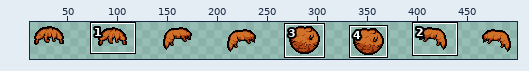
File history of a sprite sheet, resources/gfx/characters/costumes/david_hair2.png. The picture above shows the old version from afar; the outline marks the close-up.
Close-up. Before the edit:
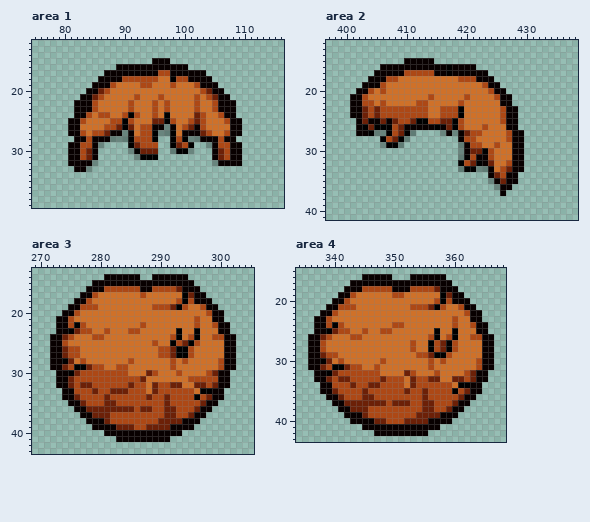
The file is 512x64 pixels. Shown: area 1: x 75..116, y 12..39; area 2: x 397..438, y 12..41; area 3: x 269..305, y 13..43; area 4: x 334..368, y 15..43. The wide view leaves out empty margins. The commit also changed other parts of the picture, which this record leaves out.
And afterwards:
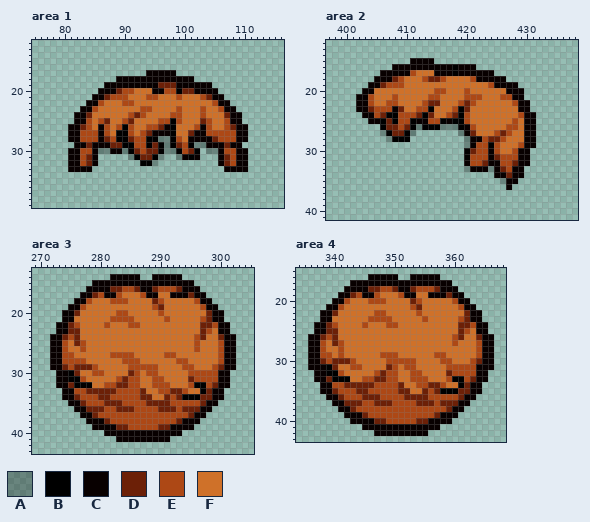
Palette (. is transparent): A #0000004d  B #000000  C #080000  D #6c2007  E #ad4815  F #cf7129
From old to new:
Changed rows in their new state; - is an unchanged pixel.
Area 1:
first column x 81:
15 --------------...-------------
16 --------............----------
17 ------.......--CC-.....-------
18 -----...-CCCCCCCCCCC-...------
19 ----..-CCCCCCCCDDDCCCC--.-----
20 ---..CCCDEE---CCEEBDDCCC-.----
21 --..CCDEEE-F-EEF--E--FEDC-.---
22 -..-CE---E----F-F----F-----.--
23 -.--------F-EEF-F-E--FE-FE----
24 ---D-FF--FEDE-F-FEE--F---FD-C-
25 .-CE-EDFFED---FEEBE-FFDE------
26 --DE-C-FE-E-F-EDCB-FFECE--ED-C
27 ---E-CEFBBE--DCCC--FD-C-EE-E-C
28 C-E-E-DEBBD--B-AA--FCC--D-EECC
29 .-CD-CCDDB-E-BDBA----AAC-CD---
30 ---E-AACCABDE--BA--EDB-AAC-E-C
31 ----------ABDD-A--ACBC--.CDE-C
32 --EDC-------BBA---------.-DE-C
33 C--C----------------------CCCC
Area 2:
first column x 401:
15 ---------.---------------------
16 -----..---------CB-------------
17 ----.----C-FFF--CB-----C-------
18 ---.--CDE---EDDE--FF----CC-----
19 --.--DEEE-------------FE-CCC---
20 -.-C-F--------EE---E---FFFCCC--
21 .-CE---E------E-----EE--FEECC--
22 .-C--FEE---F-DD----DE----FFECC-
23 .-CDE--CDFF--B-FF--D-----FFFCC-
24 ..CCEDBB---DBD-F-D-E-----FFFECC
25 -..--BDB--BCC--BC-BE-----FFEFCC
26 -....-DDEDBABB-AAABCE-F---EEFCC
27 -....--D-------...ACDF--ED-FFCC
28 -----.AB-B--------.ACCEDDEFFFCC
29 -----....---------.AC-EB---FECC
30 ------------------.B-EECE--E-C-
31 ------------------.--EECDEEE-C-
32 ------------------.CEEDCCE-D-C-
33 ------------------.ACCCACDE----
34 -----------------------.CCD-C--
35 -----------------------..A-----
36 ------------------------..-----
37 -------------------------.-----
Area 3:
first column x 273:
14 --------.------------.------
16 --------CDD--D--D-----------
17 ------DECCE----CC--CCC------
18 ---------EEE----DE--FFFE----
19 -----FF----------DFFFF------
20 ---D------EE-----E-------D--
21 .-C------EEEE-----E----FED--
22 --DEF---E---EEF--------FDD--
23 --D-FF--F---FF------F--FDE--
24 ---D--FF-----------FF-FED-FD
25 ---DE-----------F--FFFF----E
26 -EFFE------------FFFFFFE---E
27 -E-F-----EEEE----F-EFFF----E
28 -EEE-------E-E-----FE-------
29 ---DD--F--FFEEEEE--F-EE---ED
30 ----FF--FFFFDE-E----F-EEE-E-
31 --BB-FFFFF-D--F-EE----D-----
32 ---BBBFF--DDE-F-E--FF-EBB---
33 -----D-DD-EE--D-F--DD-F--D--
34 -------D------D-FF--DBB-D---
35 ----------D----DDD----------
36 --------EE----EE-D---DD-----
37 -------EE---------EE--------
38 -----------------EEE--------
39 ------------E--EE-----------
Area 4:
first column x 337:
16 --------.----C-------.------
18 --------CDD--D--D-----------
19 ------DECCE--F-CC--CCC------
20 ---------EEE----DE--FFFE----
21 -----FF----------DFFFF------
22 ---D------EE-----E-------D--
23 .-C------EEEE-----E----FED--
24 --DEF---E---E-F--------FDD--
25 --D-FF--F--FF-------F--FDE--
26 ---D--FF-----------FF-FED-FD
27 ---DE-----------F--FFFF----E
28 ----E-----------F--FFFFF---E
29 -E-FE------EEE---FFFEEF----E
30 -DEDDDE----FEEEEE--F--E---ED
31 -CBDFF----F-DE-EE--F--EEEEEC
32 ---B-FFFFF-DEE-F-E--F-DEE-E-
33 ---BBBFF--D---F-E--FF-EBB---
34 -----D-DD-E---D-F--DD-F--D--
35 -------D------D-FF--DBB-D---
36 ----------D----DDD----------
37 --------EE--DEEE-D---DD-----
38 -------EE---------EE--------
39 -----------------EEE--------
40 ---------------EE-----------
Boxes around the changes in both close-ups, in picture pixels (x1, y1, x2, y2):
changed: (68, 58, 248, 172)
changed: (350, 58, 536, 196)
changed: (56, 274, 224, 430)
changed: (314, 274, 482, 424)
